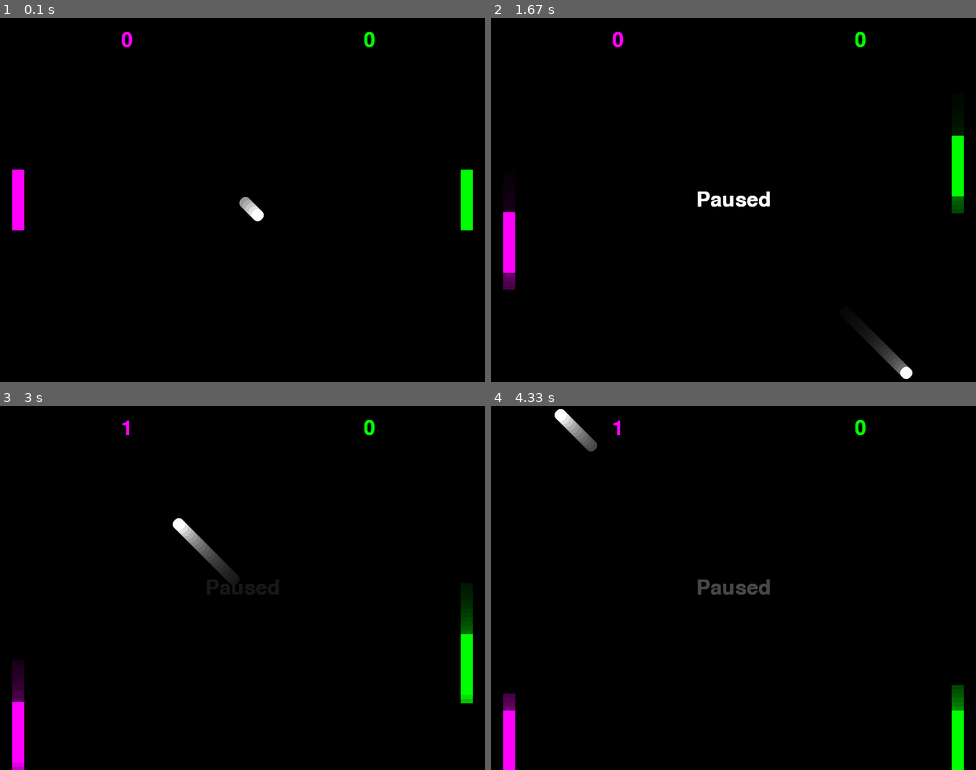
Above: before the commit, frames 1-4 (two rows, left to right).
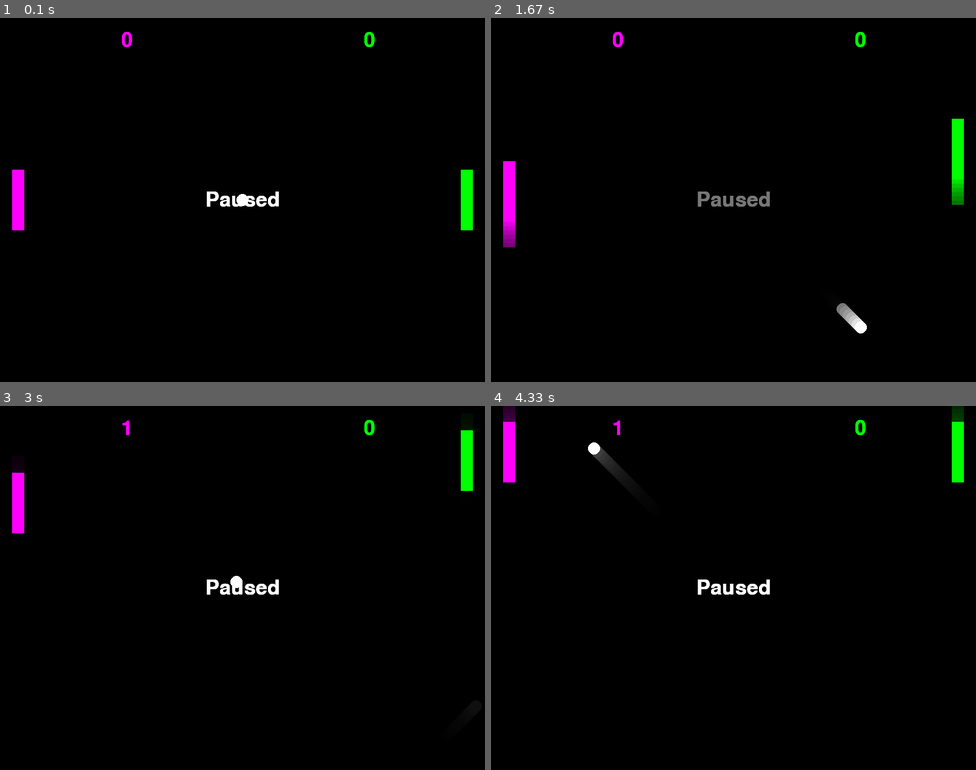
Above: after the commit, the same moments.

Repository: donraccoon/python-game
Game: pygame game, started from pong.py
Two runs of this game, one before a commit and one after it. Both use one fixed random seed, a clock stepped at 60 frames per second and the inputs below.
Inputs:
- Up to frame 1 (0.1 s): no input
- Up to frame 2 (1.67 s): tap Space at 0.33, 0.73, 1.03, 1.23, 1.57 s; hold Up 0.67-1.13 s; hold Down 1.17-1.47 s; hold S 1.17-1.47 s; hold Up from 1.5 s (still down); hold W from 1.5 s (still down)
- Up to frame 3 (3 s): release Up at 1.87 s; release W at 1.87 s; hold Down 1.9-2.27 s; hold S 1.9-2.27 s; tap Space at 1.97, 2.37, 2.7 s; hold Up 2.3-2.6 s; hold W 2.3-2.6 s; hold Down 2.63-2.93 s; hold S 2.63-2.93 s; hold Up from 2.97 s (still down); hold W from 2.97 s (still down)
- Up to frame 4 (4.33 s): tap Space at 3.03, 3.43, 3.83, 4.17 s; release Up at 3.33 s; release W at 3.33 s; hold Down 3.37-3.73 s; hold S 3.37-3.73 s; hold Up 3.77-4.07 s; hold W 3.77-4.07 s; hold Down from 4.1 s (still down); hold S from 4.1 s (still down)

The runs differ from the first frame. In frame 1, 0.5% of the frame differs, in the area x 42-58%, y 47-56%; in frame 2, 2.1%; in frame 3, 3.3%, in the area x 2-98%, y 6-100%; in frame 4, 3.1%.

Commit message:
Update pong.py
made the game start paused

Diff:
--- a/pong.py
+++ b/pong.py
@@ -49,7 +49,7 @@
 font = pygame.font.SysFont("comicsans", 50)  # Font for score display
 
 # Pause variable
-paused = False
+paused = True
 
 # Create a transparent surface for the trail effect
 trail_surface = pygame.Surface((screen_width, screen_height))
